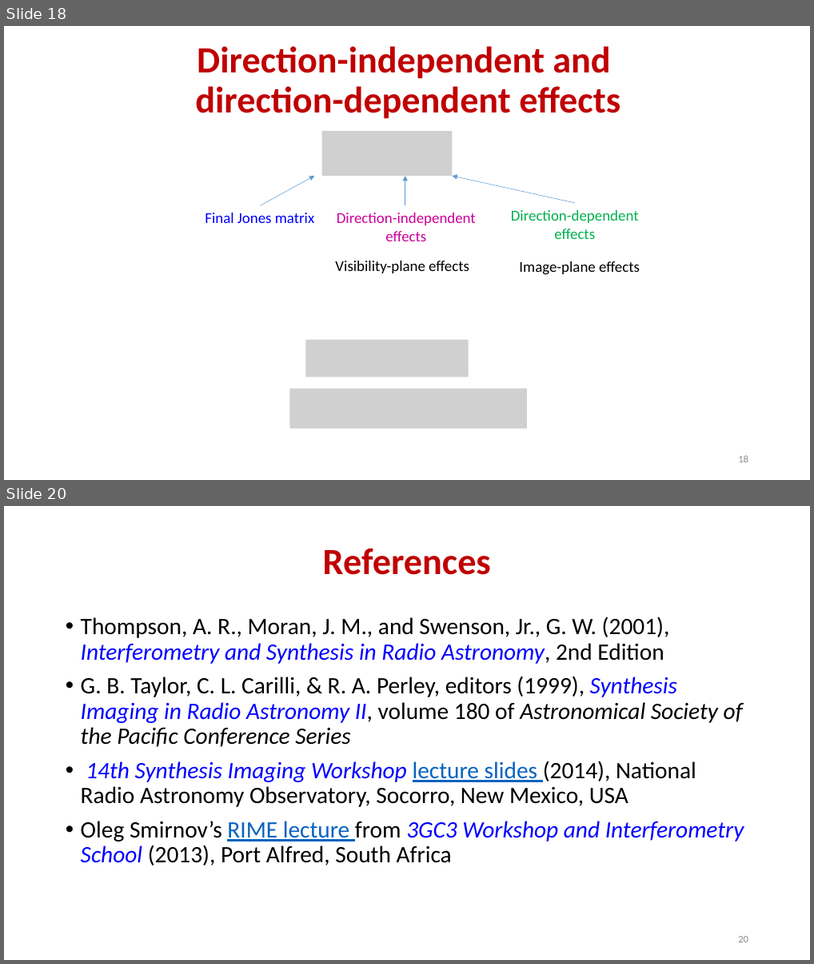
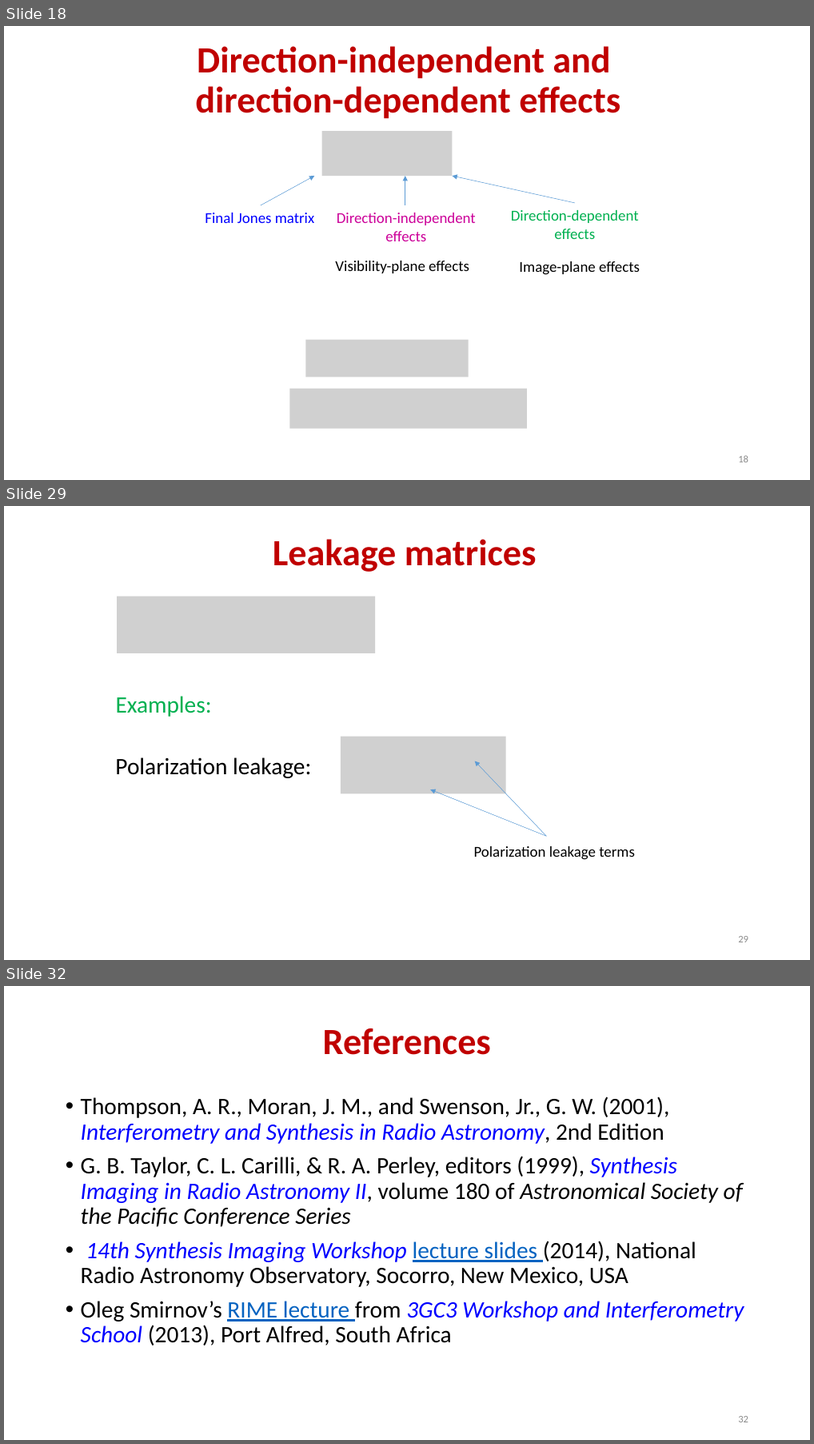
Before and after one commit to ratt-ru/ratt-interferometry-course, a slide deck: lectures/calibration/RIME.pptx. Shown one above the other, each under a label of ours: slides 18 and 20 before the commit, slides 18, 29 and 32 after it; the slides between them are not shown. The pictures are 814x964 and 814x1444 pixels, drawn with LibreOffice and Linux fonts; fonts in the diff are those of the drawing; grey boxes stand for pictures. Boxes give left, top, right and bottom in pixels: in the first picture for what was removed or moved away, otherwise in the second. Text is boxed around its words. In the diff, an @@ line names an element or a change of style, - is before the commit and + after.

```diff
--- a/lectures/calibration/RIME.pptx
+++ b/lectures/calibration/RIME.pptx
@@ slide 29 added at <box>4,506,810,960</box>, background #FFFFFF @@
@@ title added at <box>273,539,537,572</box>, 44 pt, text #C00000, bold @@
+Leakage matrices
@@ picture added at <box>117,596,375,653</box> @@
@@ text added at <box>116,696,212,716</box>, 28 pt, text #00B050 @@
+Examples:
@@ picture added at <box>341,736,506,794</box> @@
@@ text added at <box>115,757,311,778</box>, 28 pt, text #000000 @@
+Polarization leakage:
@@ arrow added from (546, 836) to (475, 760), #5B9BD5 0.5 pt @@
@@ arrow added from (546, 836) to (430, 789), #5B9BD5 0.5 pt @@
@@ text added at <box>474,846,635,860</box>, 18 pt, text #000000 @@
+Polarization leakage terms
@@ page number added at <box>738,936,749,942</box>, 12 pt, text #8C8C8C @@
+29
@@ what was slide 20 is now slide 32 @@
@@ page number at <box>738,1416,749,1422</box>: text changed @@
-20
+32
```
Also in this commit, not shown: 3 slides changed, 11 other slides added, 2 other files.
